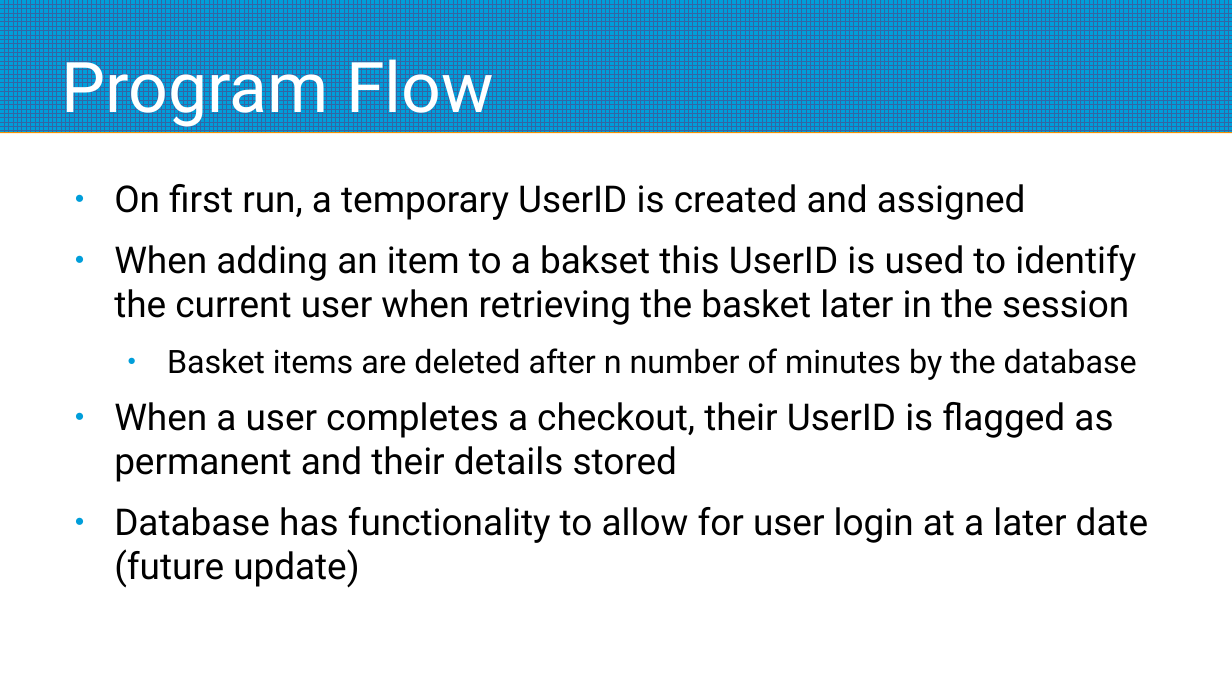
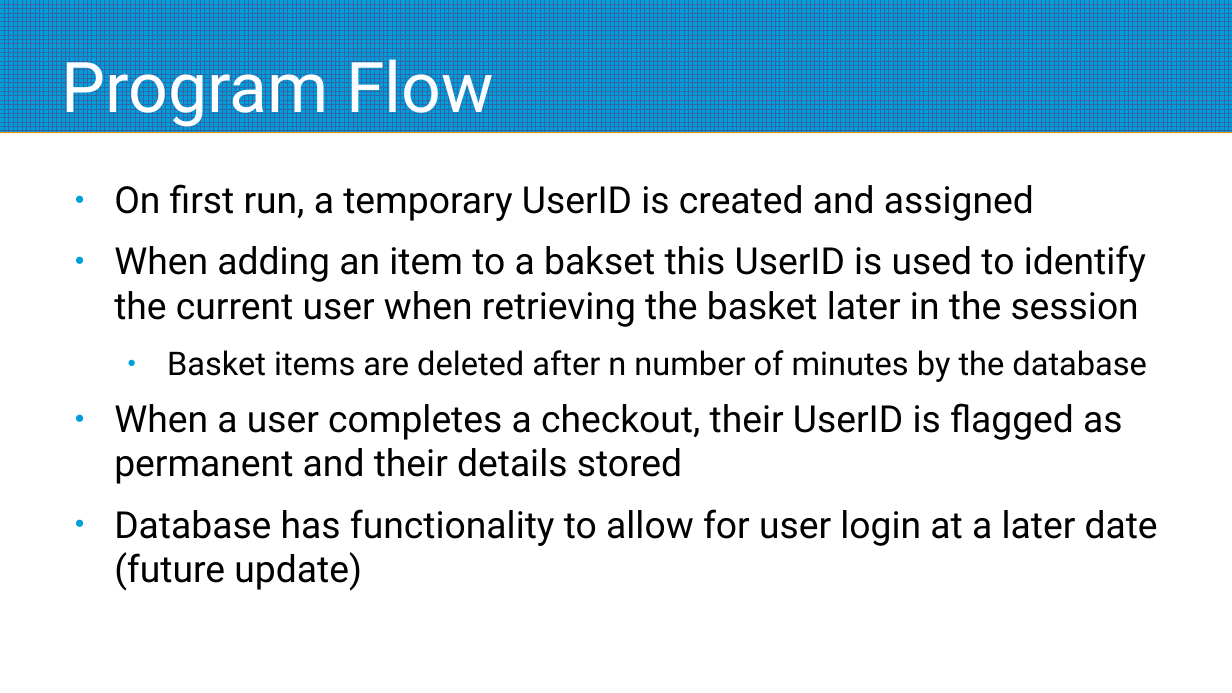
Before and after one commit to Lihp8270/CodingBootcampProject, a slide deck: slide 4 of Report and Presentations/Technical Presentation.pptx. Drawn at 1232x693 pixels with LibreOffice and Linux fonts; fonts in the diff are those of the drawing; background and template pictures are left out. Boxes give left, top, right and bottom in pixels: in the first picture for what was removed or moved away, otherwise in the second. Text is boxed around its words. In the diff, an @@ line names an element or a change of style, - is before the commit and + after.

```diff
--- a/Report and Presentations/Technical Presentation.pptx
+++ b/Report and Presentations/Technical Presentation.pptx
@@ text "On first run, a temporary ..." at (x1=114, y1=184, x2=1158, y2=591): size 23.8 to 24 pt in "On first run, a temporary UserID is ...", "When adding an item to a bakset ...", "When a user completes a checkout, their ...", "Database has functionality to allow for user ..."; size 20.8 to 21 pt in "Basket items are deleted after n number ..." @@
```
Also in this commit, not shown: 3 other slides changed, 2 slides added, 1 other file.
